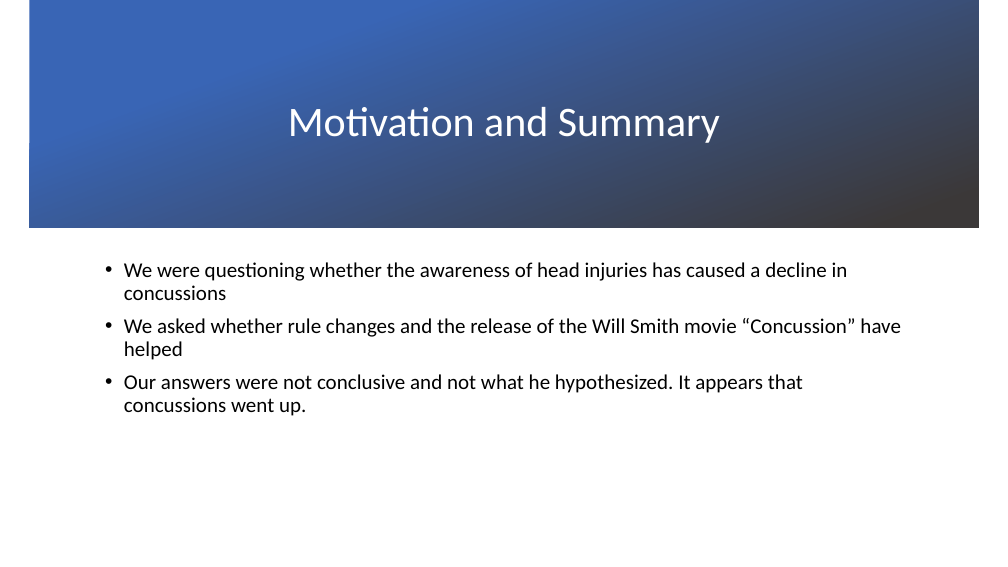
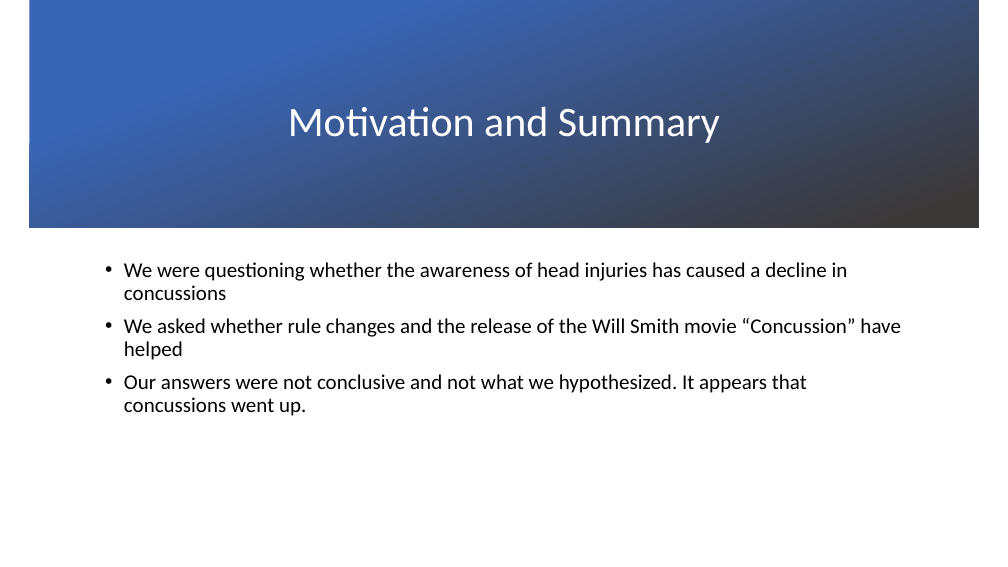
Before and after one commit to trippy64/ConcussionGroupA, a slide deck: slide 2 of Concussions in the NFL.pptx. Drawn at 1008x567 pixels with LibreOffice and Linux fonts; fonts in the diff are those of the drawing; background and template pictures are left out. Boxes give left, top, right and bottom in pixels: in the first picture for what was removed or moved away, otherwise in the second. Text is boxed around its words. In the diff, an @@ line names an element or a change of style, - is before the commit and + after.

Commit message:
updated powerpoint, notebook

```diff
--- a/Concussions in the NFL.pptx
+++ b/Concussions in the NFL.pptx
@@ text at bbox=[124, 374, 807, 416]: text changed @@
-• Our answers were not conclusive and not what he hypothesized. It appears that concussions went up.
+• Our answers were not conclusive and not what we hypothesized. It appears that concussions went up.
```
